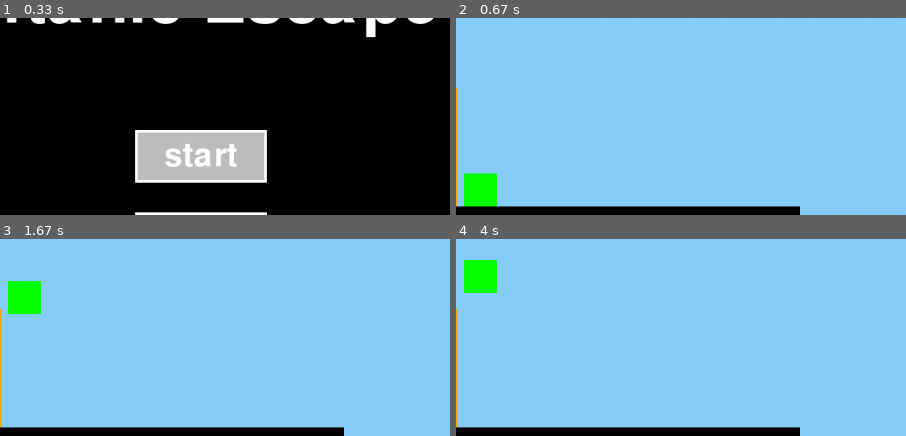
Above: before the commit, frames 1-4 (two rows, left to right).
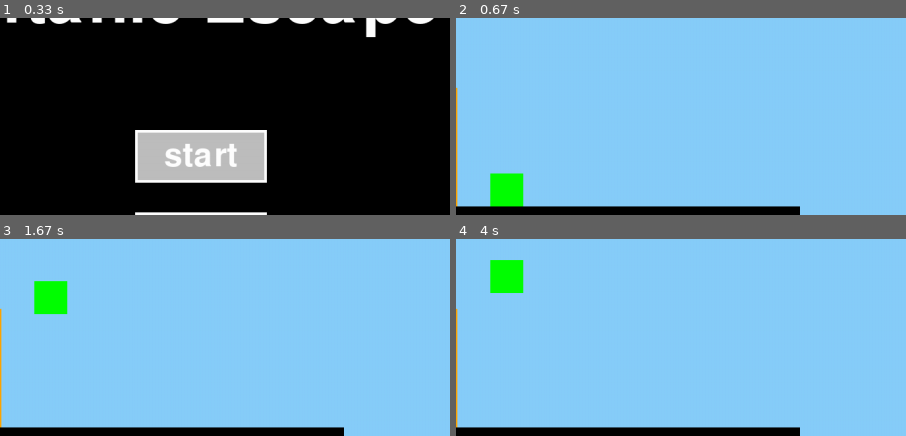
Above: after the commit, the same moments.

Repository: cast-hen/titanic_escape
Game: pygame game, started from main.py
The game is run twice, just before and just after one commit, with the same random seed, the same clock (stepped at 60 frames per second) and the same inputs.
Inputs (mouse positions are % of the whole screen's width and height, from its top left):
- Up to frame 1 (0.33 s): no input
- Up to frame 2 (0.67 s): click (50, 64) at 0.38 s
- Up to frame 3 (1.67 s): tap Enter at 0.67 s; hold W from 1.5 s (still down); move the mouse to (65, 19) at 1.53 s
- Up to frame 4 (4 s): release W at 1.97 s; hold W 3.5-3.87 s
The pictures show only the part of the screen within x 28-78%, y 36-86%; the shares and areas given below are measured in that part.

Frame 1 is identical in both runs. In frame 2, 2.1% of the frame differs, in the area x 1-16%, y 78-96%; in frame 3, 2.1%; in frame 4, 2.0%.

Commit message:
flee fix bob

Diff:
--- a/parkour_functies.py
+++ b/parkour_functies.py
@@ -278,7 +278,7 @@
     mouseDown = False
     CameraPosx = 0
     RespawnPos = (-900, 450)
-    playerObject.xpos = game_manager.Player_posx - 20
+    playerObject.xpos = game_manager.Player_posx + 20
     playerObject.ypos = game_manager.Player_posy
     pos1 = (0, 0)
     CollisionGlitch = True
@@ -326,7 +326,7 @@
             if type(platform.Type) == MoveObject:
                 (platform.xpos, platform.ypos) = platform.Type.Move((int(platform.xpos), int(platform.ypos)))
             elif type(platform.Type) == character:
-                if platform.Type.alive == False:
+                if not platform.Type.alive:
                     platforms.remove(platform)
         if scene == 1:
             RespawnPos = (270, 450)
